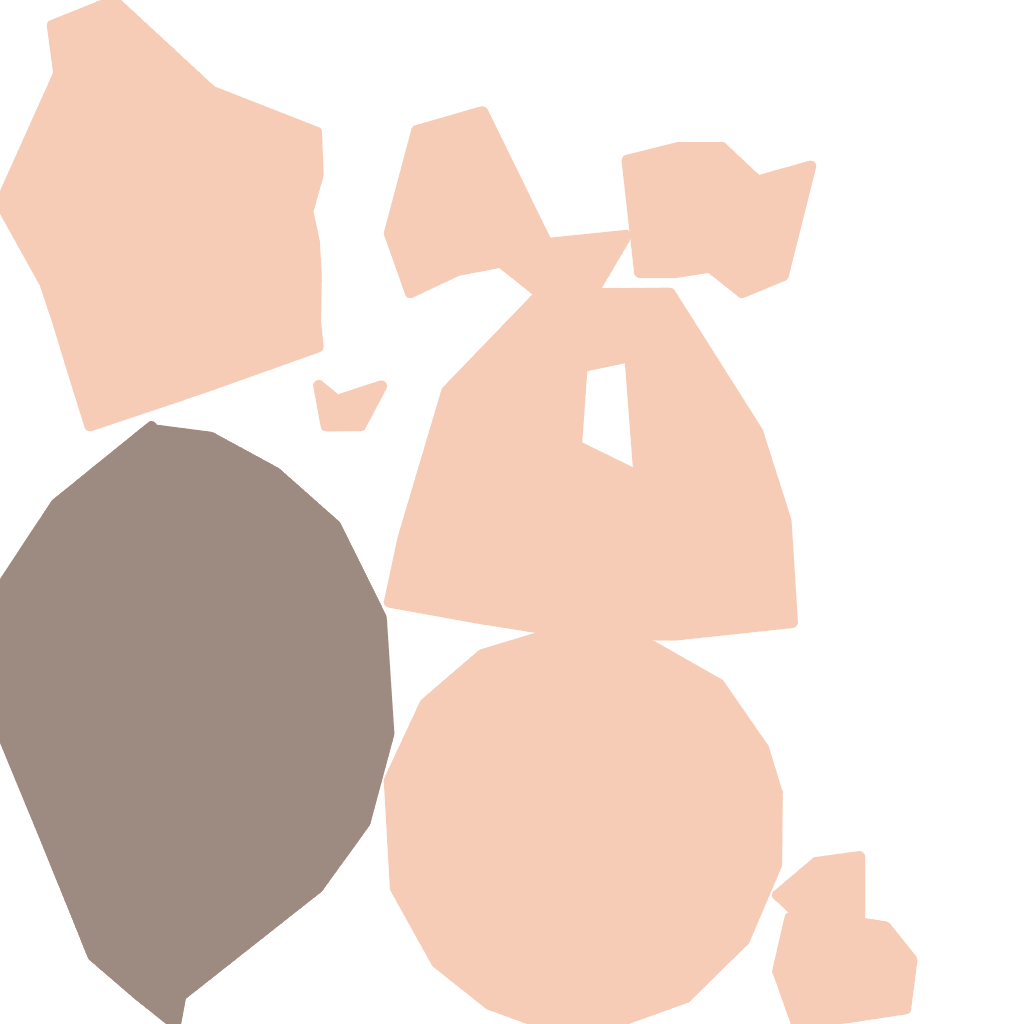
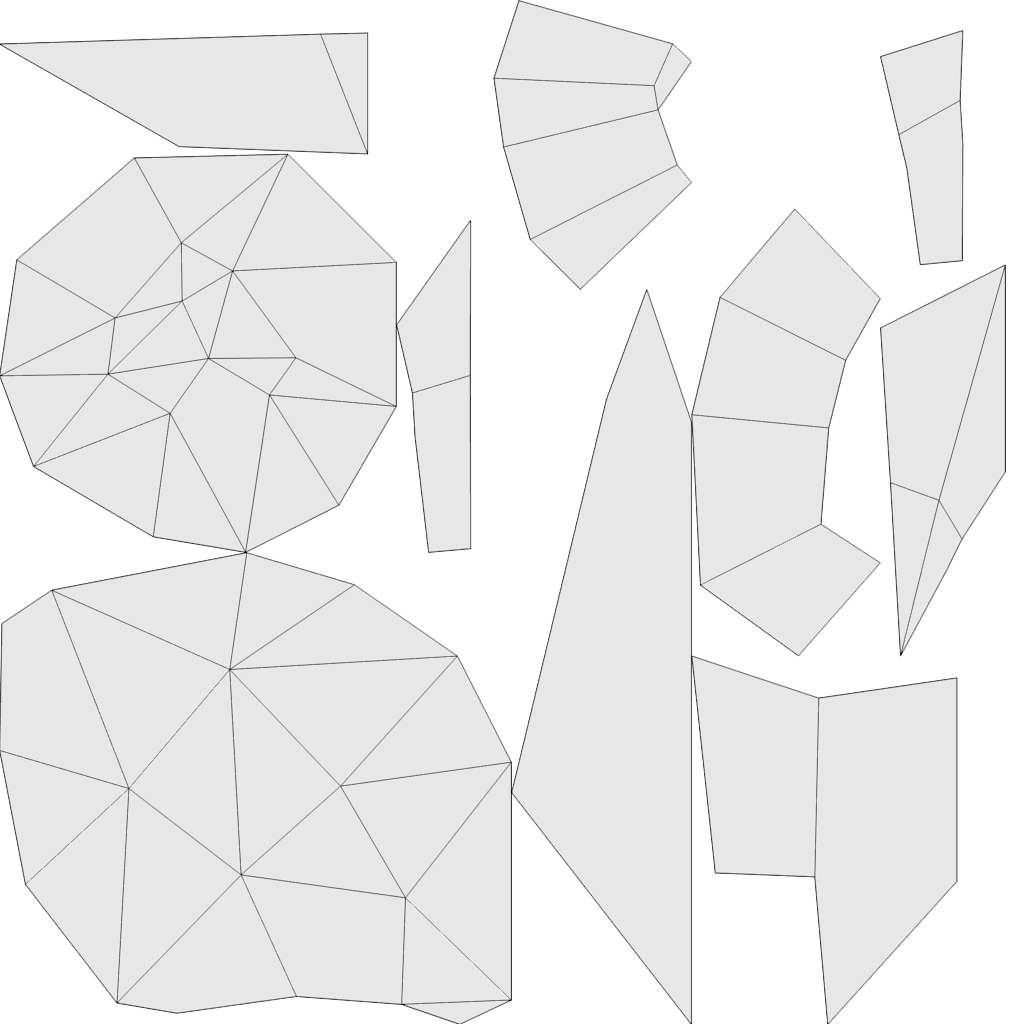
Layer changes from the first 1024×1024 image to the second:
removed layer "Layer 2" over <box>0,425,390,1024</box>
removed layer "Layer 1" over <box>0,0,913,1024</box>
painted on "Layer 0" over <box>0,0,1007,1024</box>
